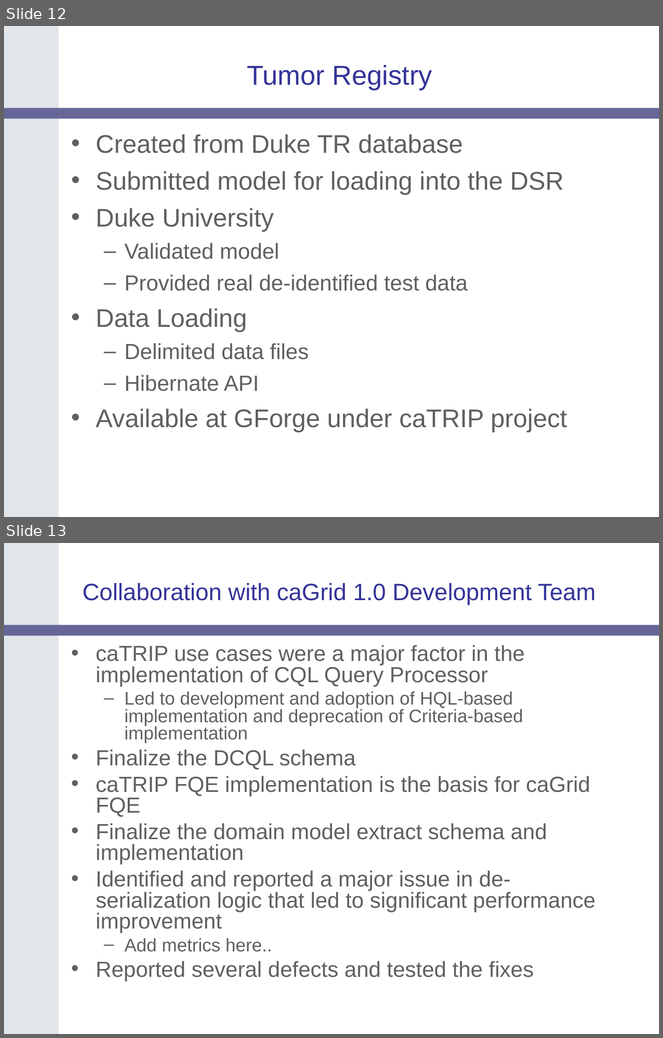
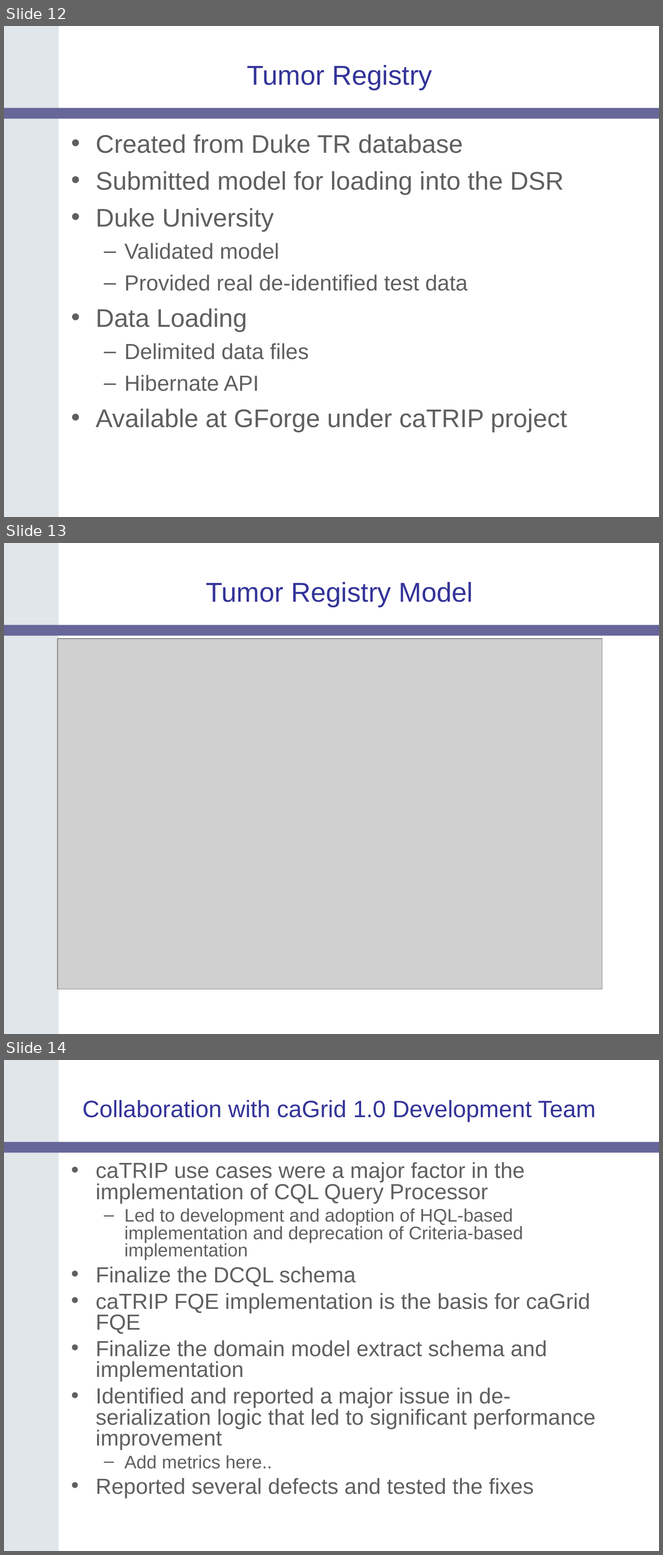
Before and after one commit to NCIP/catrip, a slide deck: catrip/documentation/presentations/catrip_beta_demo_2006_11_01/catrip_demo_2006_11_01.ppt. Shown one above the other, each under a label of ours: slides 12 and 13 before the commit, slides 12, 13 and 14 after it. The pictures are 663x1038 and 663x1555 pixels, drawn with LibreOffice and Linux fonts; fonts in the diff are those of the drawing; grey boxes stand for pictures; background and template pictures are left out. Boxes give left, top, right and bottom in pixels: in the first picture for what was removed or moved away, otherwise in the second. Text is boxed around its words. In the diff, an @@ line names an element or a change of style, - is before the commit and + after.

Commit message:
added tr model
SVN-Revision: 1092

```diff
--- a/catrip/documentation/presentations/catrip_beta_demo_2006_11_01/catrip_demo_2006_11_01.ppt
+++ b/catrip/documentation/presentations/catrip_beta_demo_2006_11_01/catrip_demo_2006_11_01.ppt
@@ slide 13 added at bbox=[4, 543, 659, 1034], background #FFFFFF; not listed: 2 template elements that a slide beside it also shows @@
@@ title added at bbox=[206, 582, 474, 607], 30 pt, text #333399 @@
+Tumor Registry Model
@@ picture added at bbox=[58, 639, 603, 990] @@
@@ what was slide 13 is now slide 14 @@
```
